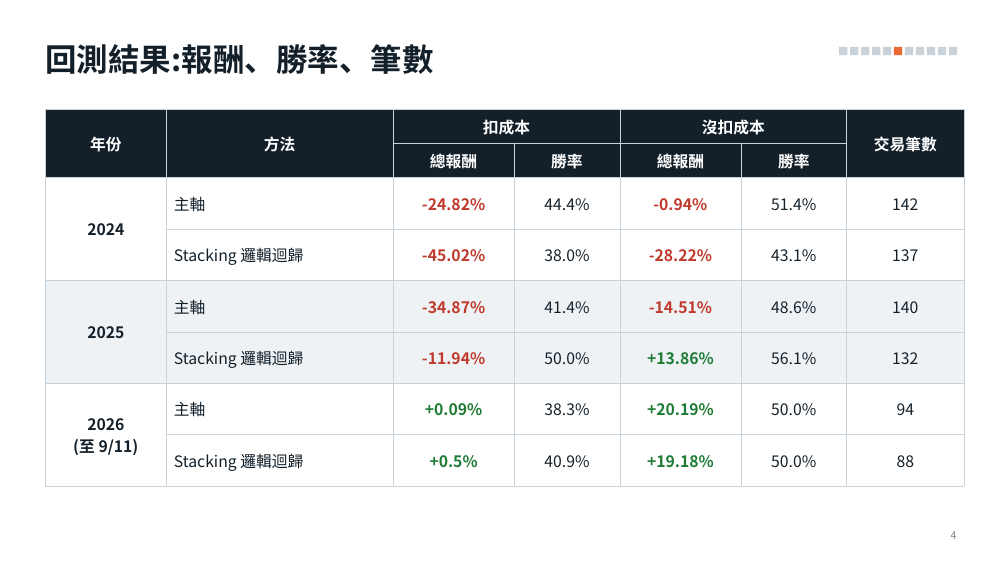
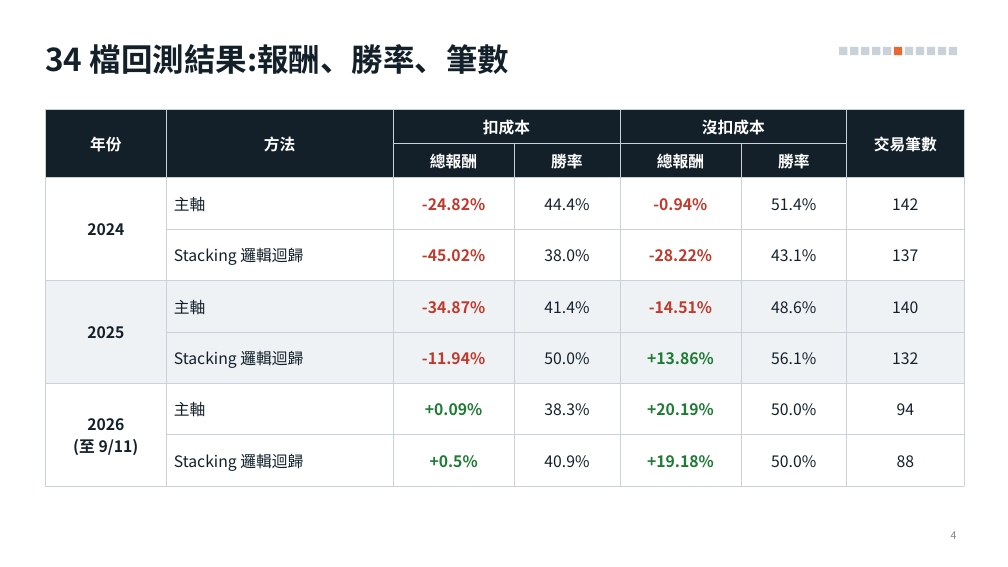
Before and after one commit to alextixu/fcukproject, a slide deck: slide 4 of method_kline_peak/report/kline_peak_report.pptx. Drawn at 1008x567 pixels with LibreOffice and Linux fonts; fonts in the diff are those of the drawing. Boxes give left, top, right and bottom in pixels: in the first picture for what was removed or moved away, otherwise in the second. Text is boxed around its words. In the diff, an @@ line names an element or a change of style, - is before the commit and + after.

```diff
--- a/method_kline_peak/report/kline_peak_report.pptx
+++ b/method_kline_peak/report/kline_peak_report.pptx
@@ title at [45, 44, 510, 74]: text changed @@
-回測結果:報酬、勝率、筆數
+34 檔回測結果:報酬、勝率、筆數
```
Also in this commit, not shown: 1 other slide changed, 1 slide added, 1 other file.
